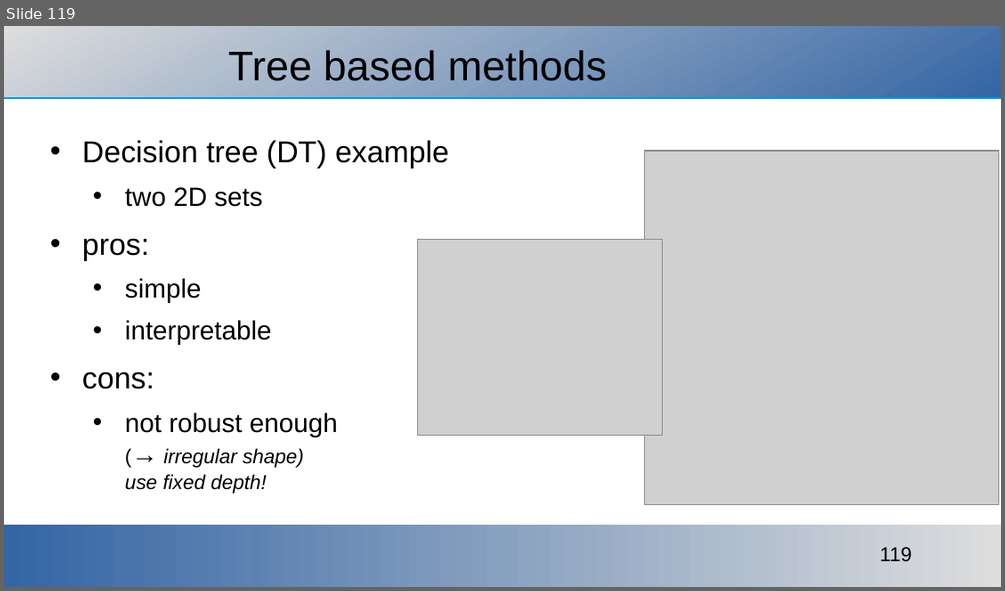
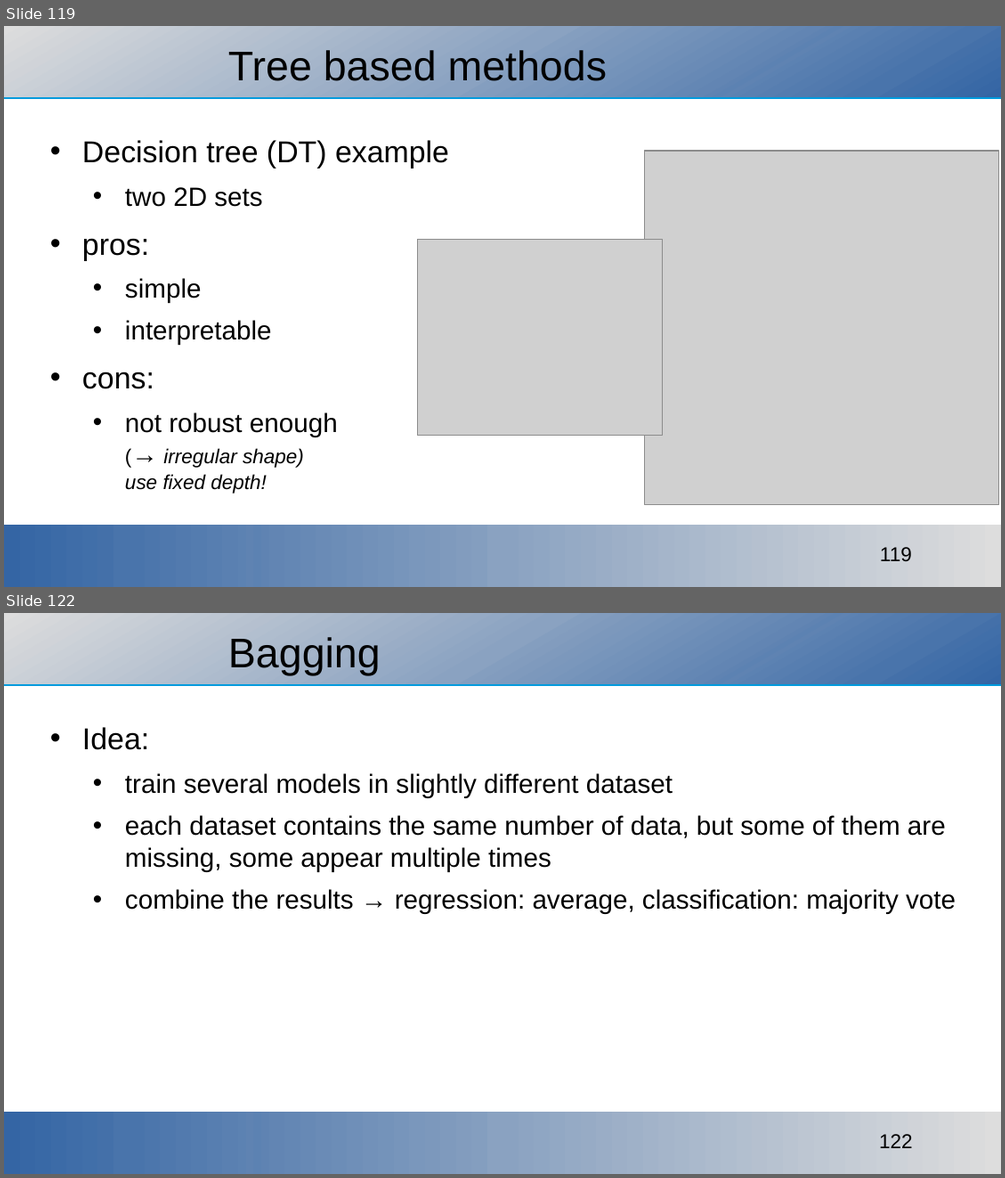
Before and after one commit to ajakovac/ML-in-Practice-I, a slide deck: ML in practice.odp. Shown one above the other, each under a label of ours: slide 119 before the commit, slides 119 and 122 after it; the slides between them are not shown. The pictures are 1005x591 and 1005x1178 pixels, drawn with LibreOffice and Linux fonts; fonts in the diff are those of the drawing; grey boxes stand for pictures; background and template pictures are left out. Boxes give left, top, right and bottom in pixels: in the first picture for what was removed or moved away, otherwise in the second. Text is boxed around its words. In the diff, an @@ line names an element or a change of style, - is before the commit and + after.

Commit message:
DT and bagging part improved

```diff
--- a/ML in practice.odp
+++ b/ML in practice.odp
@@ slide 122 added at (x1=4, y1=613, x2=1001, y2=1174), background #FFFFFF; not listed: 3 template elements that a slide beside it also shows @@
@@ title added at (x1=228, y1=637, x2=380, y2=675), 33 pt, text #000000 @@
+Bagging
@@ text added at (x1=82, y1=727, x2=955, y2=914), 21 pt, text #000000 @@
+• Idea:
+  • train several models in slightly different dataset
+  • each dataset contains the same number of data, but some of them are missing, some appear multiple times
+  • combine the results → regression: average, classification: majority vote
```
Also in this commit, not shown: 2 slides changed, 2 slides removed, 13 other files.
